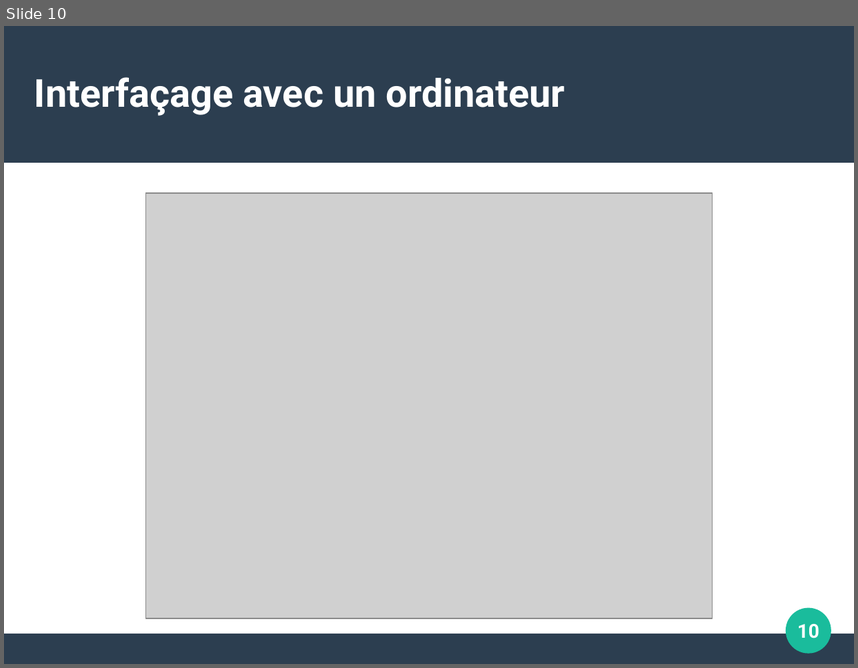
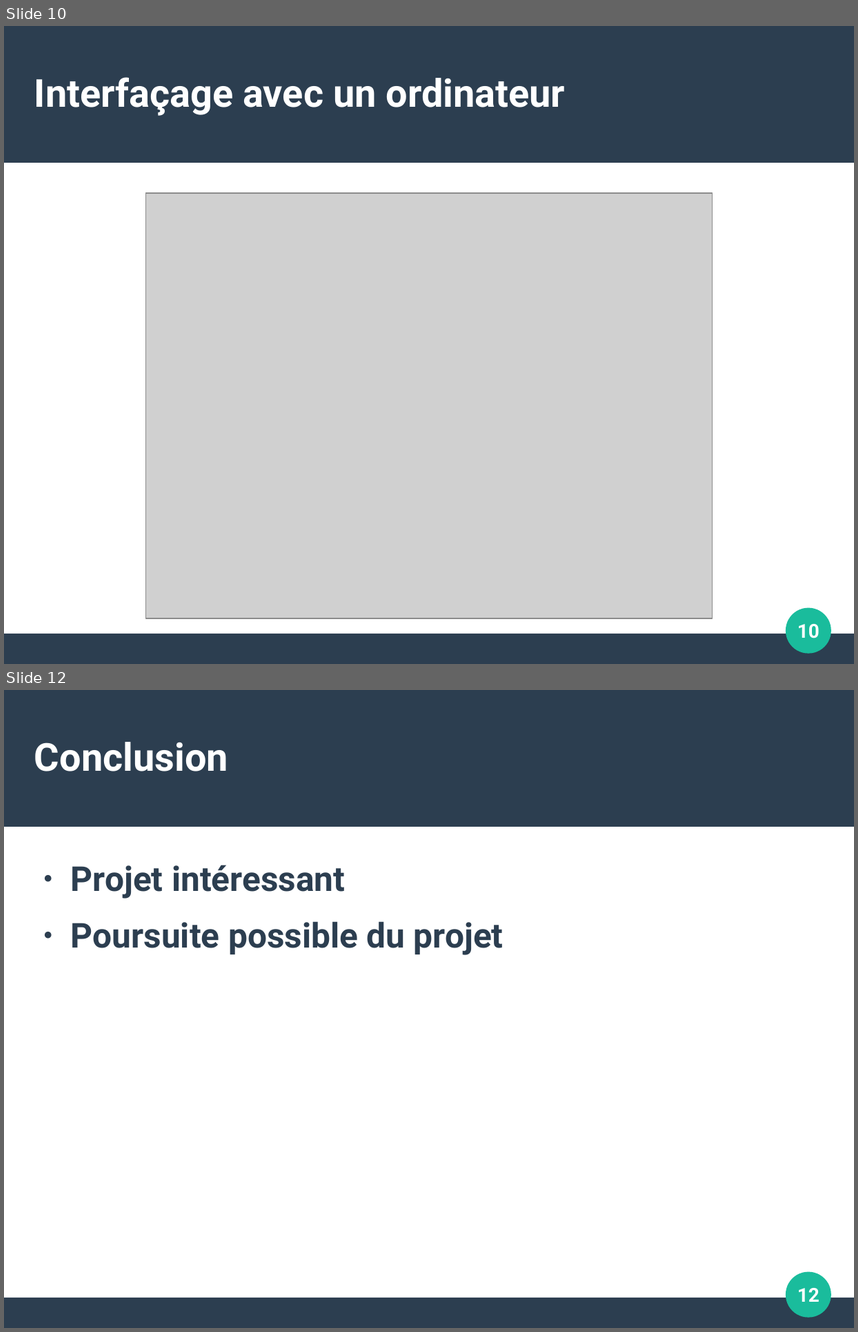
Before and after one commit to surpriserom/Pilotage-automatique-d-un-voilier-via-un-bus-CAN-Arduino, a slide deck: Document/Présentation.odp. Shown one above the other, each under a label of ours: slide 10 before the commit, slides 10 and 12 after it; the slides between them are not shown. The pictures are 858x668 and 858x1332 pixels, drawn with LibreOffice and Linux fonts; fonts in the diff are those of the drawing; grey boxes stand for pictures. Boxes give left, top, right and bottom in pixels: in the first picture for what was removed or moved away, otherwise in the second. Text is boxed around its words. In the diff, an @@ line names an element or a change of style, - is before the commit and + after.

```diff
--- a/Document/Présentation.odp
+++ b/Document/Présentation.odp
@@ slide 12 added at [4, 690, 854, 1328], background #FFFFFF; not listed: 3 template elements that a slide beside it also shows @@
@@ title added at [34, 742, 228, 771], 36 pt, text #FFFFFF, bold @@
+Conclusion
@@ text added at [71, 865, 504, 955], 32 pt, text #2C3E50, bold @@
+● Projet intéressant
+● Poursuite possible du projet
@@ page number added at [797, 1288, 820, 1301], 18 pt, text #FFFFFF, bold @@
+12
```
Also in this commit, not shown: 4 slides changed, 1 other slide added, 13 other files.
